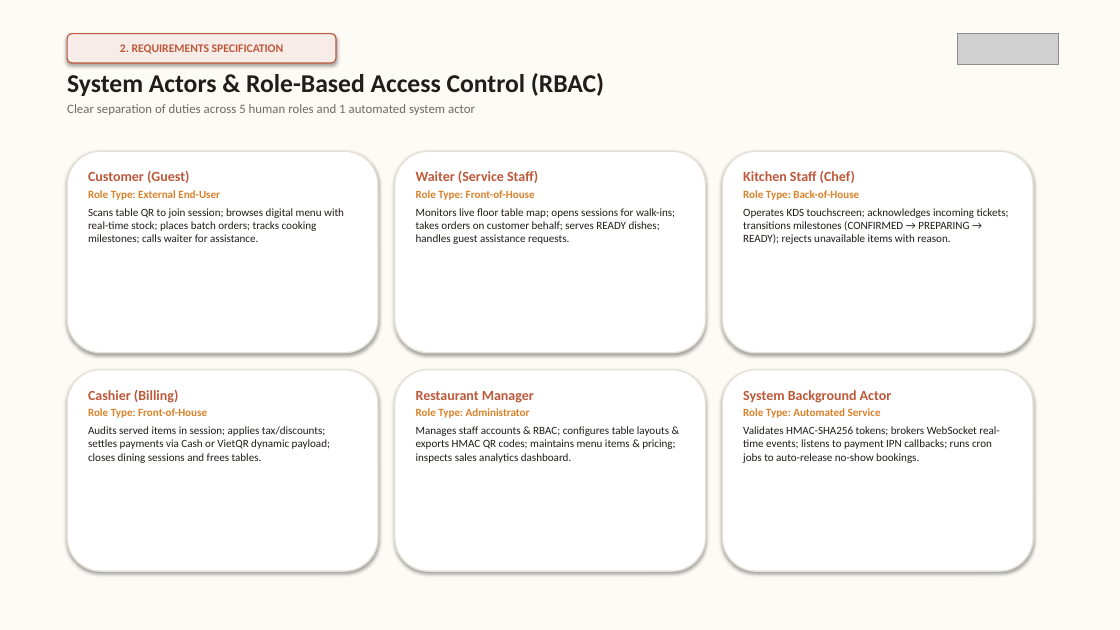
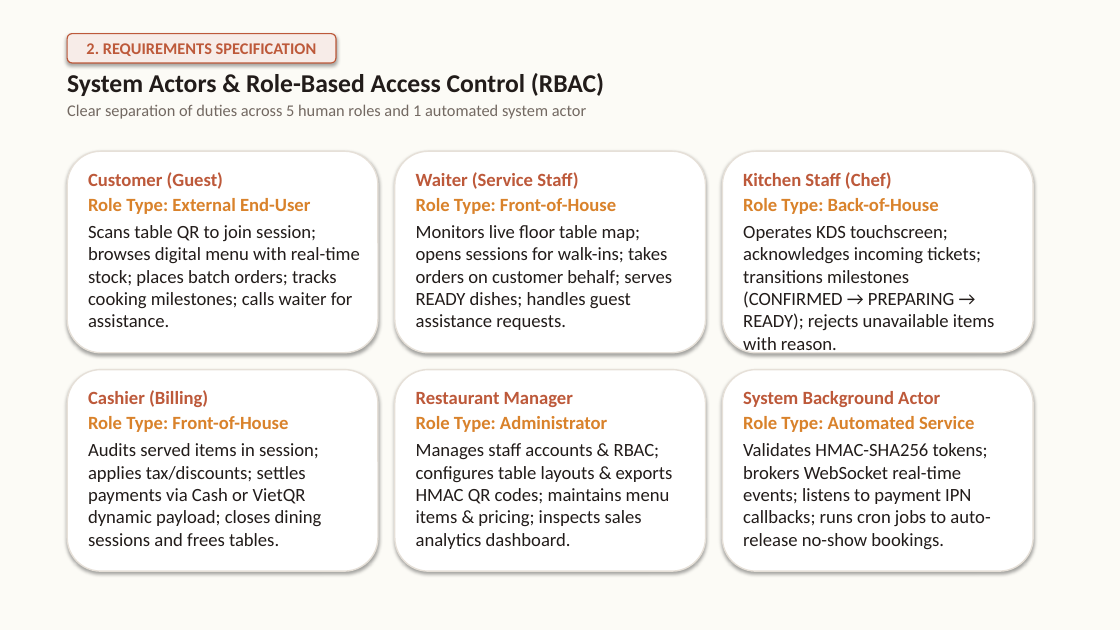
Before and after one commit to GROUP6-ROMS/Restaurant-Ordering-Management-System-ROMS, a slide deck: slide 4 of Documents/ROMS_Project_and_RDS_Overview.pptx. Drawn at 1120x630 pixels with LibreOffice and Linux fonts; fonts in the diff are those of the drawing; grey boxes stand for pictures. Boxes give left, top, right and bottom in pixels: in the first picture for what was removed or moved away, otherwise in the second. Text is boxed around its words. In the diff, an @@ line names an element or a change of style, - is before the commit and + after.

```diff
--- a/Documents/ROMS_Project_and_RDS_Overview.pptx
+++ b/Documents/ROMS_Project_and_RDS_Overview.pptx
@@ rounded rectangle "2. REQUIREMENTS SPECIFICATION" at (67, 34, 336, 63): size 10 to 14 pt @@
@@ picture removed at (958, 34, 1059, 65) @@
@@ text at (67, 104, 586, 119): size 11 to 14 pt in "Clear separation of duties across 5 human ..." @@
@@ text "Customer (Guest)" at (88, 172, 360, 327): size 12 to 16 pt in "Customer (Guest)"; size 9.5 to 16 pt @@
@@ text "Waiter (Service Staff)" at (416, 172, 672, 330): size 12 to 16 pt in "Waiter (Service Staff)"; size 9.5 to 16 pt in "Role Type: Front-of-House", "Monitors live floor table map; opens sessions ..." @@
@@ text "Kitchen Staff (Chef)" at (743, 172, 995, 356): size 12 to 16 pt in "Kitchen Staff (Chef)"; size 9.5 to 16 pt in "Role Type: Back-of-House", "Operates KDS touchscreen; acknowledges incoming tickets; tra ..." @@
@@ text "Cashier (Billing)" at (88, 390, 322, 546): size 12 to 16 pt in "Cashier (Billing)"; size 9.5 to 16 pt @@
@@ text "Restaurant Manager" at (416, 392, 673, 549): size 12 to 16 pt in "Restaurant Manager"; size 9.5 to 16 pt in "Role Type: Administrator", "Manages staff accounts & RBAC; configures table ..." @@
@@ text "System Background Actor" at (743, 391, 990, 549): size 12 to 16 pt in "System Background Actor"; size 9.5 to 16 pt in "Role Type: Automated Service", "Validates HMAC-SHA256 tokens; brokers WebSocket real-time ev ..." @@
```
Also in this commit, not shown: 16 other slides changed, 10 other files.
